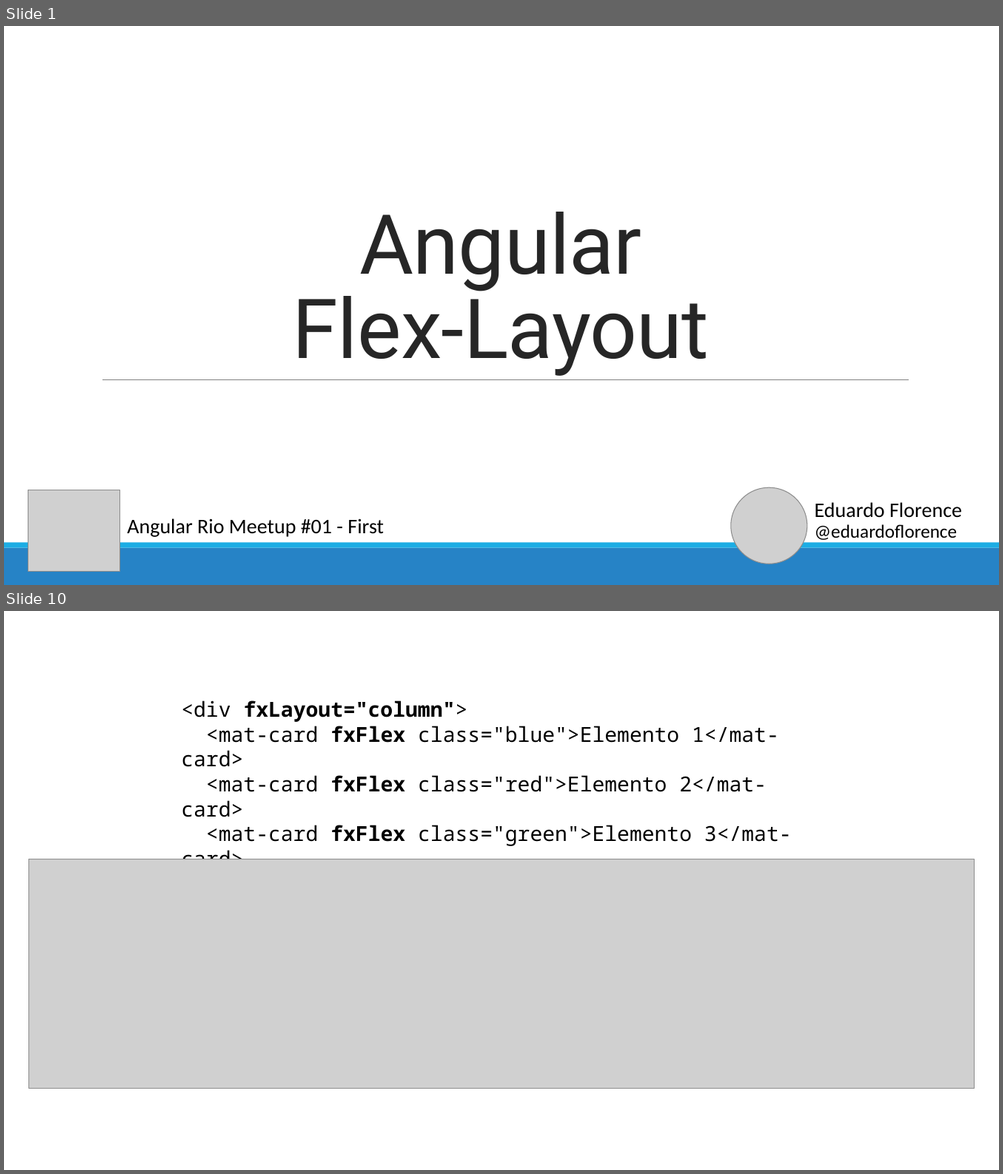
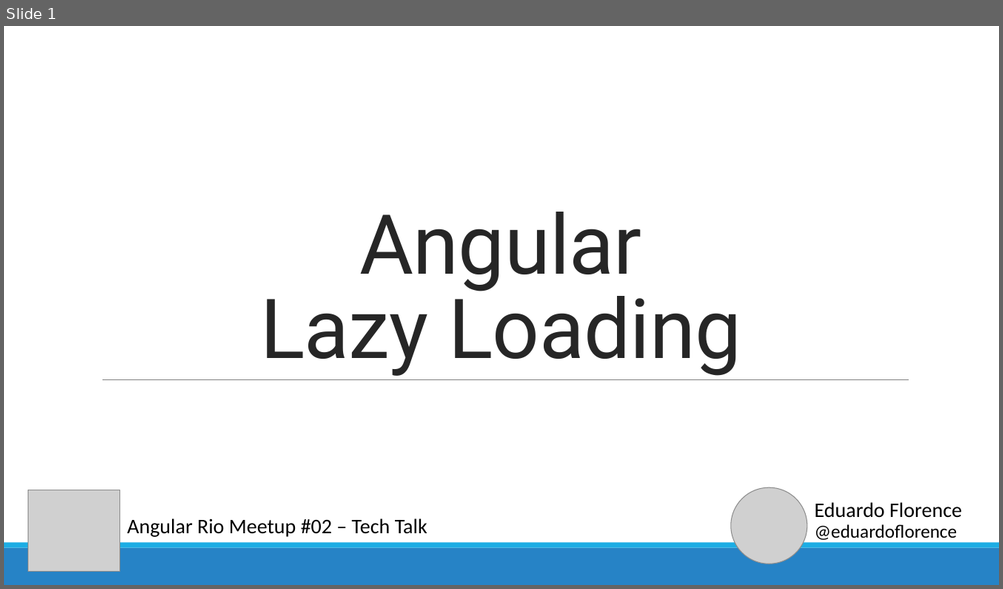
Before and after one commit to eduardoflorence/angular-lazy-loading, a slide deck: eduardo-florence-meetup-angular-rio-lazy-loading.pptx. Shown one above the other, each under a label of ours: slides 1 and 10 before the commit, slide 1 after it; the slides between them are not shown. The pictures are 1003x1174 and 1003x589 pixels, drawn with LibreOffice and Linux fonts; fonts in the diff are those of the drawing; grey boxes stand for pictures. Boxes give left, top, right and bottom in pixels: in the first picture for what was removed or moved away, otherwise in the second. Text is boxed around its words. In the diff, an @@ line names an element or a change of style, - is before the commit and + after.

Commit message:
Uso de Lazy Loading

```diff
--- a/eduardo-florence-meetup-angular-rio-lazy-loading.pptx
+++ b/eduardo-florence-meetup-angular-rio-lazy-loading.pptx
@@ slide 10 removed at <box>4,611,999,1170</box>, background #FFFFFF @@
@@ text removed at <box>181,701,791,860</box> @@
-<div fxLayout="column">
-<mat-card fxFlex class="blue">Elemento 1</mat-card>
-<mat-card fxFlex class="red">Elemento 2</mat-card>
-<mat-card fxFlex class="green">Elemento 3</mat-card>
-</div>
@@ picture removed at <box>29,860,974,1088</box> @@
@@ slide 1 changed as well @@
@@ title at <box>260,212,741,376</box>: text changed @@
-Angular
-Flex-Layout
+Angular
+Lazy Loading
@@ text at <box>127,519,427,537</box>: text changed @@
-Angular Rio Meetup #01 - First
+Angular Rio Meetup #02 – Tech Talk
```
Also in this commit, not shown: 2 other slides changed, 8 slides added, 38 other slides removed, 3 other files.
